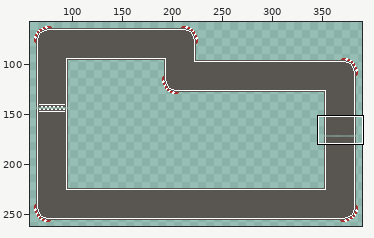
File history of a sprite sheet, Game/recources/tracks/Track_01_hitbox.png. Above: a wide view before the commit, with the close-up outlined.
Close-up. Old version:
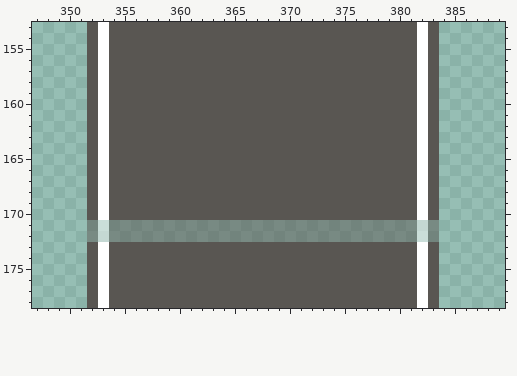
The file is 384x256 pixels. Shown: x 347..389, y 153..178. The old version is drawn lined up with the new one, on the new canvas. The wide view leaves out empty margins.
The same view after the edit:
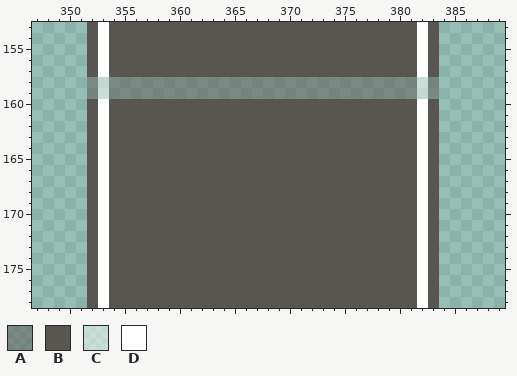
Palette (. is transparent): A #5956527f  B #595652  C #ffffff7f  D #ffffff
The exact change:
canvas 384x256 -> 448x320, the old top-left corner now at 32,32
Colour A replaces colour B in rows 158 to 159 at x 352, 354 to 381 and 383.
Colour B replaces colour A in rows 171 to 172 at x 352, 354 to 381 and 383.
Colour C replaces colour D in rows 158 to 159 at x 353 and 382.
Colour D replaces colour C in rows 171 to 172 at x 353 and 382.
Boxes around the changes in both close-ups, in picture pixels (x1, y1, x2, y2):
changed: (87, 77, 439, 99)
changed: (87, 220, 439, 242)
